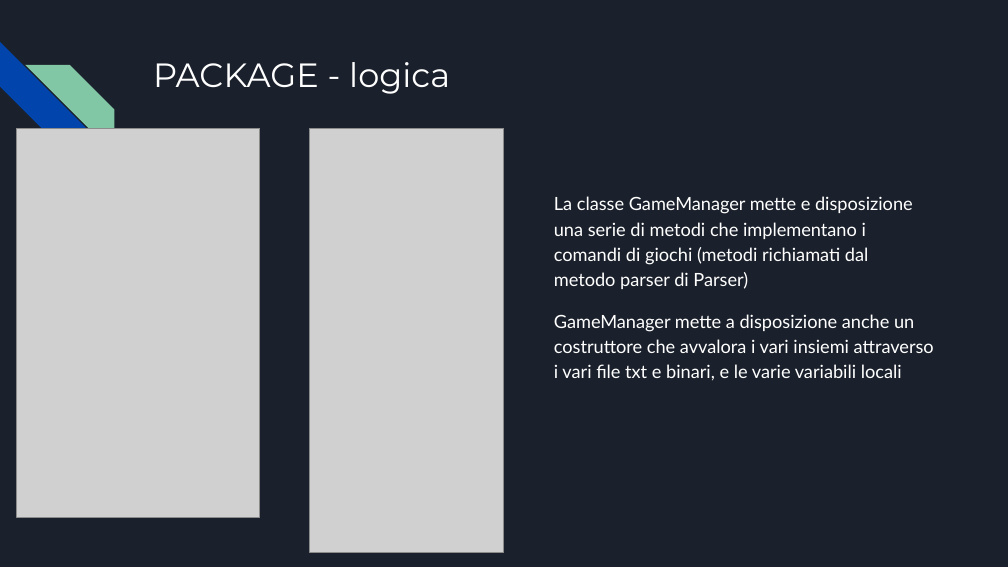
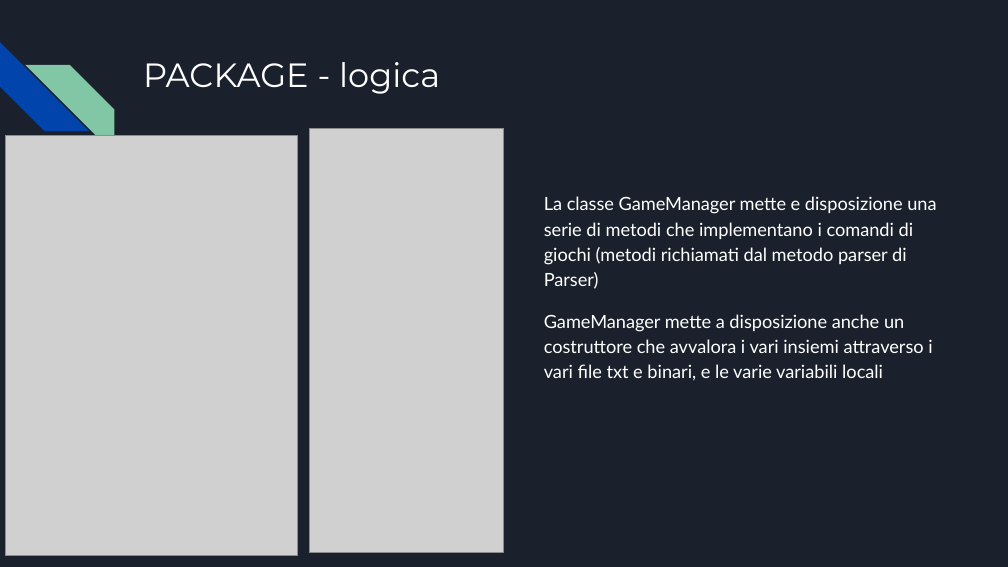
Before and after one commit to vitomarzocca/Esame-MAP, a slide deck: slide 7 of Presentazione.pptx. Drawn at 1008x567 pixels with LibreOffice and Linux fonts; fonts in the diff are those of the drawing; grey boxes stand for pictures. Boxes give left, top, right and bottom in pixels: in the first picture for what was removed or moved away, otherwise in the second. Text is boxed around its words. In the diff, an @@ line names an element or a change of style, - is before the commit and + after.

```diff
--- a/Presentazione.pptx
+++ b/Presentazione.pptx
@@ title "PACKAGE - logica": place and size @@
-title "PACKAGE - logica" at <box>153,62,450,94</box>
+title "PACKAGE - logica" at <box>143,62,440,94</box>
@@ picture: place and size @@
-picture at <box>17,128,260,517</box>
+picture at <box>6,136,298,555</box>
@@ text "La classe GameManager mette e ..." rewrapped from <box>554,196,934,380</box> to <box>544,196,936,381</box> @@
```
Also in this commit, not shown: 11 other slides changed, 1 other file.
